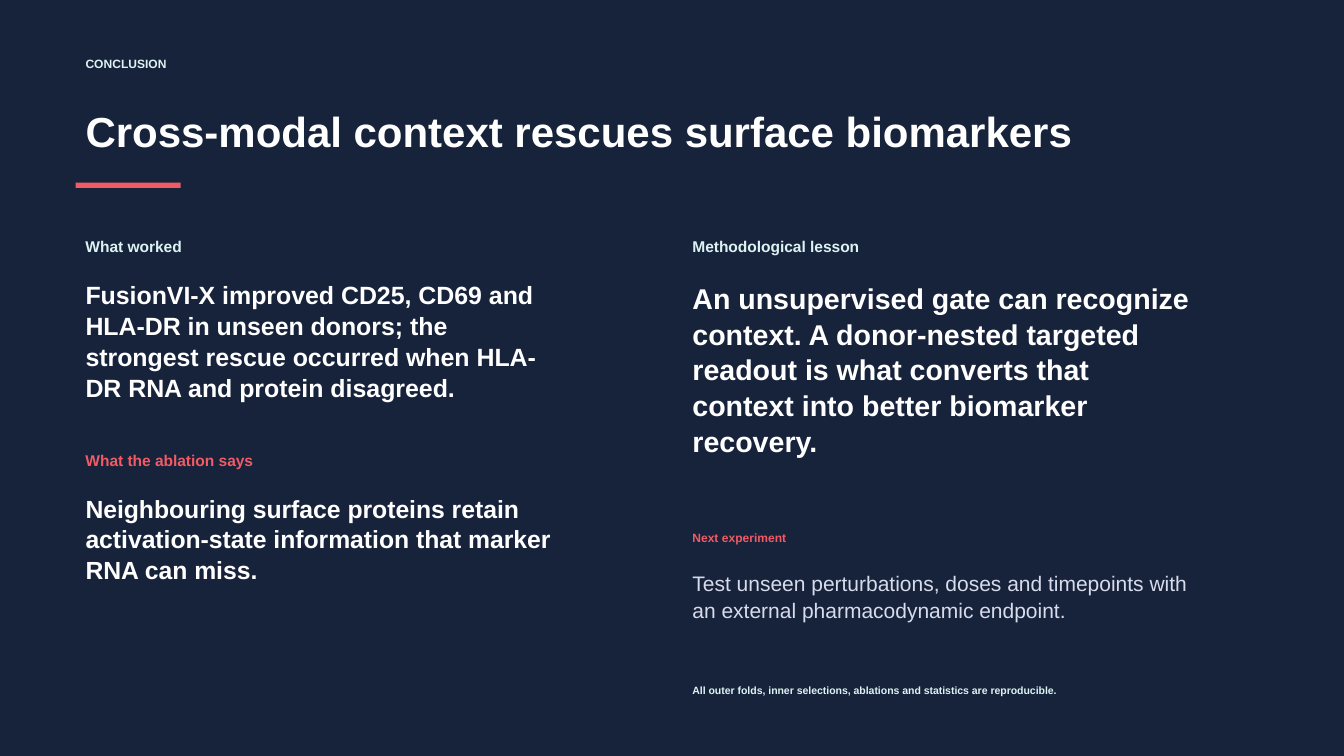
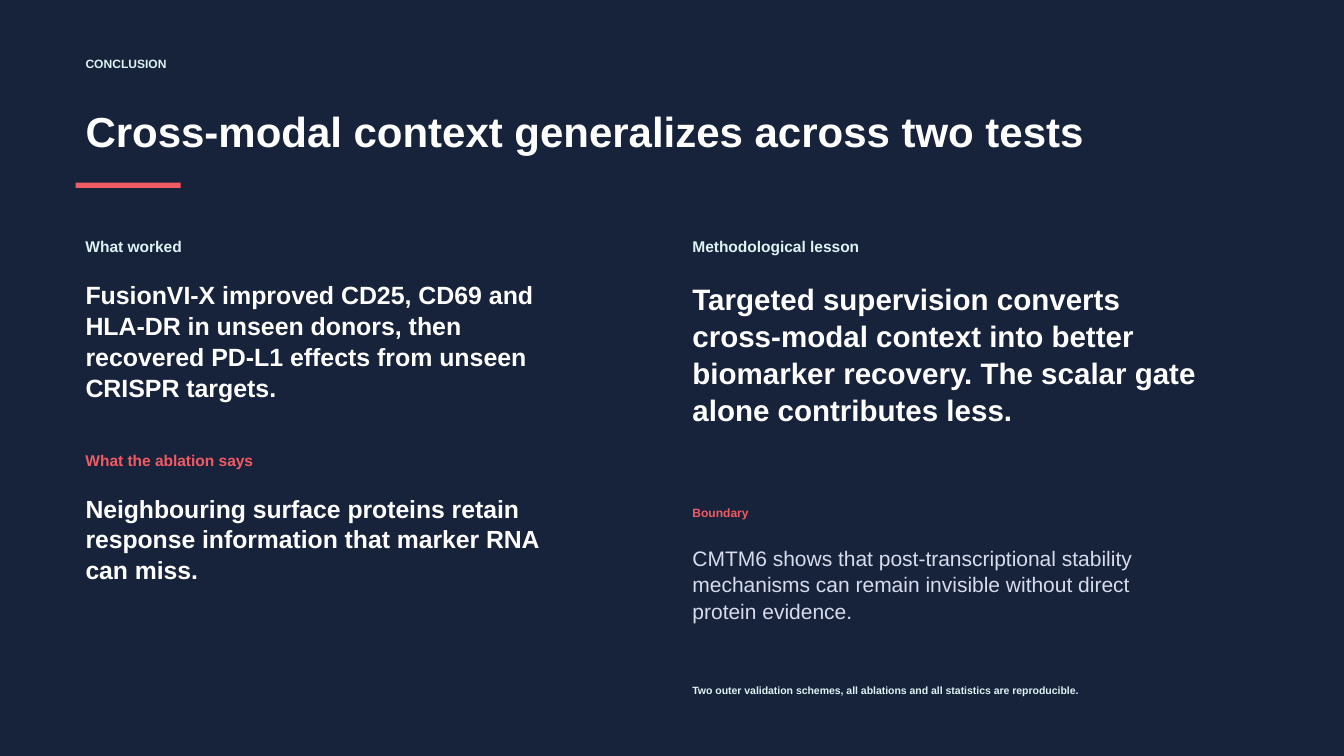
Before and after one commit to nazirad19/FusionVI, a slide deck: slide 10 of deliverables/FusionVI-X_Final_Project_Presentation.pptx. Drawn at 1344x756 pixels with LibreOffice and Linux fonts; fonts in the diff are those of the drawing. Boxes give left, top, right and bottom in pixels: in the first picture for what was removed or moved away, otherwise in the second. Text is boxed around its words. In the diff, an @@ line names an element or a change of style, - is before the commit and + after.

Commit message:
Add Papalexi target-held-out validation

```diff
--- a/deliverables/FusionVI-X_Final_Project_Presentation.pptx
+++ b/deliverables/FusionVI-X_Final_Project_Presentation.pptx
@@ text at [86,116,1083,156]: text changed @@
-Cross-modal context rescues surface biomarkers
+Cross-modal context generalizes across two tests
@@ text at [86,286,533,403]: text changed @@
-FusionVI-X improved CD25, CD69 and HLA-DR in unseen donors; the strongest rescue occurred when HLA-DR RNA and protein disagreed.
+FusionVI-X improved CD25, CD69 and HLA-DR in unseen donors, then recovered PD-L1 effects from unseen CRISPR targets.
@@ text at [692,288,1196,422]: text changed; size 20.4 to 21.1 pt @@
-An unsupervised gate can recognize context. A donor-nested targeted readout is what converts that context into better biomarker recovery.
+Targeted supervision converts cross-modal context into better biomarker recovery. The scalar gate alone contributes less.
@@ text at [86,500,540,580]: text changed @@
-Neighbouring surface proteins retain activation-state information that marker RNA can miss.
+Neighbouring surface proteins retain response information that marker RNA can miss.
@@ text at [692,508,748,520]: text changed @@
-Next experiment
+Boundary
@@ text at [692,550,1132,623]: text changed @@
-Test unseen perturbations, doses and timepoints with an external pharmacodynamic endpoint.
+CMTM6 shows that post-transcriptional stability mechanisms can remain invisible without direct protein evidence.
@@ text at [692,686,1078,696]: text changed @@
-All outer folds, inner selections, ablations and statistics are reproducible.
+Two outer validation schemes, all ablations and all statistics are reproducible.
```
Also in this commit, not shown: 4 other slides changed, 2 slides added, 2 slides removed, 27 other files.
